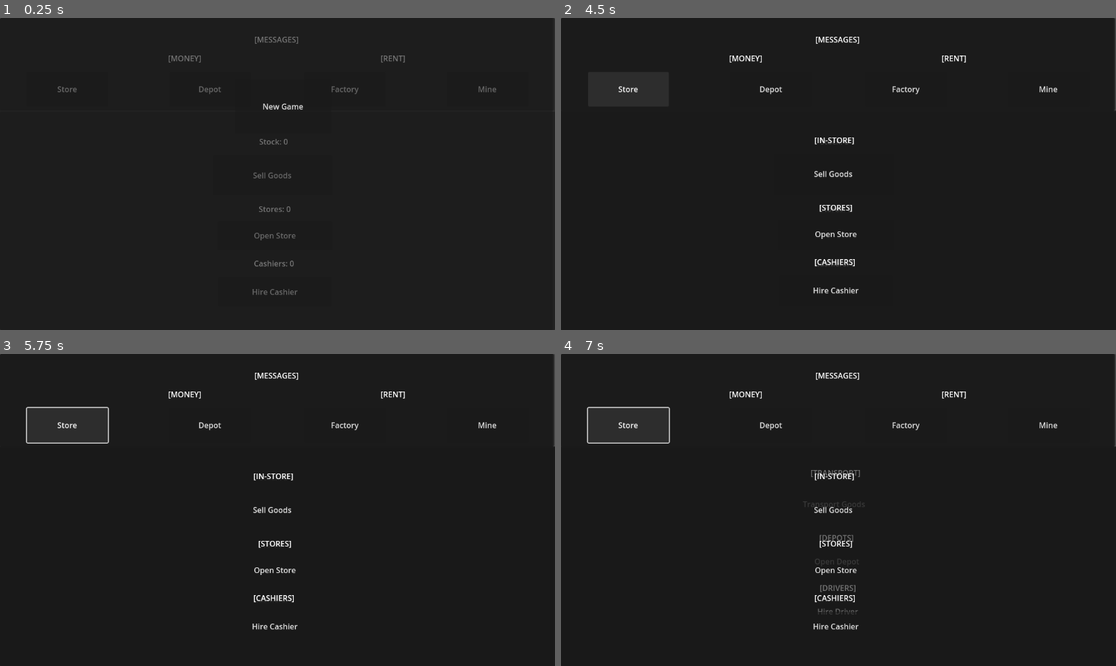
Above: before the commit, frames 1-4 (two rows, left to right).
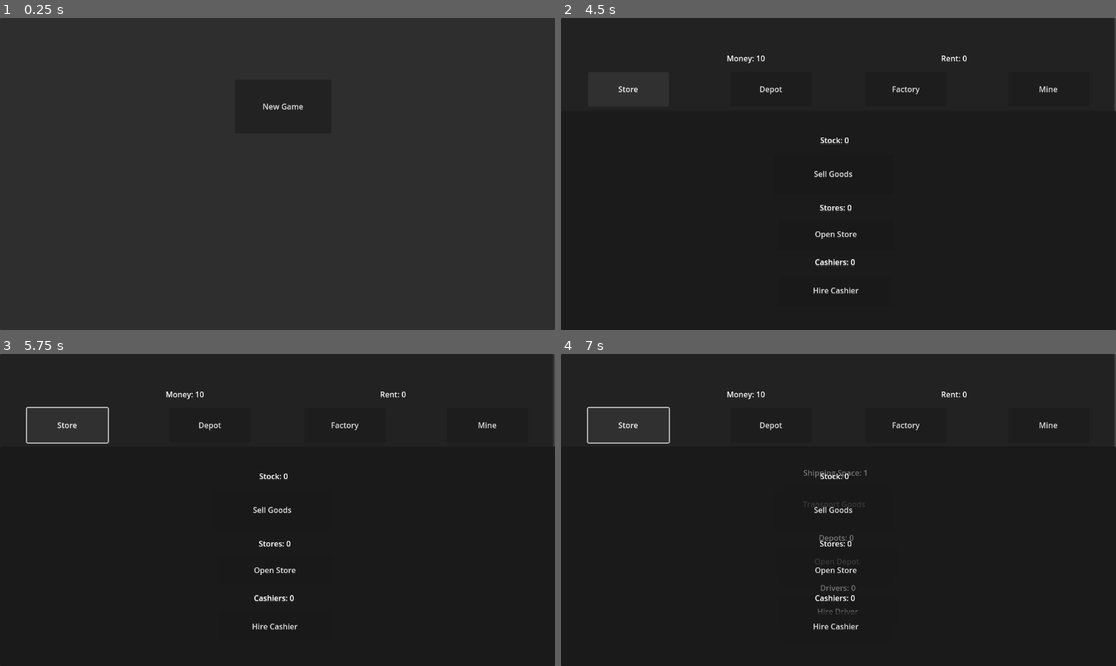
Above: after the commit, the same moments.

Repository: sankeatan/IdleGame
Game: Godot game, scene res://menu.tscn
Same seed, same stepped clock (60 frames per second), same inputs: the game is played once before the commit and once after it.
Inputs (mouse positions are in pixels of both pictures, inside the frame that each line leads up to):
- Up to frame 1 (0.25 s): no input
- Up to frame 2 (4.5 s): click (627, 89) at 0.5 s, where only the run before the commit has a clickable "Store"; click (771, 89) at 1.25 s, where only the run before the commit has a clickable "Depot"; click (905, 89) at 2 s, where only the run before the commit has a clickable "Factory"; click (1049, 89) at 2.75 s, where only the run before the commit has a clickable "Mine"; click "New Game" at 3.5 s; click "Store" at 4.25 s
- Up to frame 3 (5.75 s): click "Store" at 5 s
- Up to frame 4 (7 s): click "Depot" at 5.75 s; click "Store" at 6.5 s

The runs differ from the first frame. In frame 1, 0.5% of the frame differs, in the area x 0-100%, y 6-100%; in frame 2, 0.6%; in frame 3, 0.6%; in frame 4, 0.8%, in the area x 29-74%, y 6-80%.
Error before the commit: Stack overflow. Check for infinite recursion in your script. (res://game.gd:0)

Commit message:
updated the Game.gd to hold globabl variables as well as handle ui updates

Diff:
--- a/depot_panel.gd
+++ b/depot_panel.gd
@@ -1,20 +1,19 @@
 extends Panel
 
-var depots = 0
-var drivers = 0
+
 # Called when the node enters the scene tree for the first time.
 func _ready():
 	update_ui()
 
 
 # Called every frame. 'delta' is the elapsed time since the previous frame.
-func _process(delta):
+func _process(_delta):
 	pass
 
 func update_ui():
 	$TransportLabel.text = "Shipping Space: " + str(Game.transport)
-	$DepotLabel.text = "Depots: " + str(depots)
-	$DriversLabel.text = "Drivers: " + str(drivers)
+	$DepotLabel.text = "Depots: " + str(Game.depots)
+	$DriversLabel.text = "Drivers: " + str(Game.drivers)
 
 func update_message(msg):
 	Game.message = msg
@@ -22,45 +21,53 @@
 func _on_transport_button_pressed():
 	if Game.goods <= 0:
 		update_message("No goods in factory!")
-	elif Game.goods < Game.transport and depots > 0:
-		Game.money = Game.money - drivers
-		Game.in_store = Game.in_store + Game.goods
+	elif Game.goods < Game.transport and Game.depots > 0:
+		Game.money = Game.money - Game.drivers
+		Game.in_stock = Game.in_stock + Game.goods
 		Game.goods = 0
-		update_ui()
-	elif depots > 0:
-		Game.money = Game.money - drivers
-		Game.in_store = Game.in_store + (1+drivers)*depots
-		Game.goods = Game.goods - (1+drivers)*depots
-		update_ui()
+		Game.update_ui('info')
+		Game.update_ui('store')
+		Game.update_ui('manufacturing')
+	elif Game.depots > 0:
+		Game.money = Game.money - Game.drivers
+		Game.in_stock = Game.in_stock + (1+Game.drivers)*Game.depots
+		Game.goods = Game.goods - (1+Game.drivers)*Game.depots
+		Game.update_ui('info')
+		Game.update_ui('store')
+		Game.update_ui('manufacturing')
 	else:
 		Game.money-=1
 		Game.goods-=1
-		Game.in_store+=1
-		update_ui()
+		Game.in_stock+=1
+		Game.update_ui('info')
+		Game.update_ui('store')
+		Game.update_ui('manufacturing')
 
 func _on_depot_button_pressed():
-	if Game.money < 10+(10*depots):
+	if Game.money < 10+(10*Game.depots):
 		update_message("Not enough money!")
 	else:
-		Game.money = Game.money - 10+(10*depots)
-		Game.rent = Game.rent + 2+(2*depots)
-		depots+=1
-		Game.transport = (1+drivers)*depots
+		Game.money = Game.money - 10+(10*Game.depots)
+		Game.rent = Game.rent + 2+(2*Game.depots)
+		Game.depots+=1
+		Game.transport = (1+Game.drivers)*Game.depots
 		update_ui()
+		Game.update_ui('info')
 
 func _on_hire_driver_button_pressed():
-	if Game.money < 2+(2*drivers):
+	if Game.money < 2+(2*Game.drivers):
 		update_message("Not enough money")
-	elif depots == 0:
+	elif Game.depots == 0:
 		update_message("Buy a depot!")
 	else:
-		if drivers == 0:
+		if Game.drivers == 0:
 			$TransportGoodsTimer.start()
-		drivers+=1
-		Game.money = Game.money - (2*drivers)
+		Game.drivers+=1
+		Game.money = Game.money - (2*Game.drivers)
 		Game.rent+=1
-		Game.transport = (1+drivers)*depots
+		Game.transport = (1+Game.drivers)*Game.depots
 		update_ui()
+		Game.update_ui('info')
 
 func _on_transport_goods_timer_timeout():
 	_on_transport_button_pressed()
--- a/depot_panel.tscn
+++ b/depot_panel.tscn
@@ -1,10 +1,13 @@
-[gd_scene format=3 uid="uid://b12tcjj0c7shq"]
+[gd_scene load_steps=2 format=3 uid="uid://b12tcjj0c7shq"]
 
-[node name="TransportPanel" type="Panel"]
+[ext_resource type="Script" path="res://depot_panel.gd" id="1_pc1ab"]
+
+[node name="DepotPanel" type="Panel"]
 offset_left = 2.0
 offset_top = 192.0
 offset_right = 1147.0
 offset_bottom = 648.0
+script = ExtResource("1_pc1ab")
 
 [node name="TransportLabel" type="Label" parent="."]
 layout_mode = 2
--- a/game.gd
+++ b/game.gd
@@ -1,14 +1,40 @@
 extends Panel
+
+#Info Panel Variables
 var money = 10
 var rent = 0
 var message = ''
+
+#Store Variables
+var stores = 0
+var cashiers = 0
 var in_stock = 0
+
+#Transportation Variables
+var depots = 0
+var drivers = 0
+var transport = 1
+
+#Manufacturing Variables
+var factories = 0
+var workers = 0
 var goods = 0
-var transport = 1
 
 func _ready():
 	pass
 
 # Called every frame. 'delta' is the elapsed time since the previous frame.
-func _process(delta):
+func _process(_delta):
 	pass
+
+func update_ui(panel):
+	if panel == 'info':
+		$InfoPanel.update_ui()
+	elif panel == 'store':
+		$StorePanel.update_ui()
+	elif panel == 'transport':
+		$TransportPanel.update_ui()
+	elif panel == 'manufacturing':
+		$ManufacturingPanel.update_ui()
+	else:
+		pass
--- a/game.tscn
+++ b/game.tscn
@@ -1,13 +1,10 @@
-[gd_scene load_steps=9 format=3 uid="uid://cjvkbxoe6bhmn"]
+[gd_scene load_steps=6 format=3 uid="uid://cjvkbxoe6bhmn"]
 
 [ext_resource type="Script" path="res://game.gd" id="1_xoa48"]
 [ext_resource type="PackedScene" uid="uid://cln2vyrxnosui" path="res://info_panel.tscn" id="2_ov0e5"]
 [ext_resource type="PackedScene" uid="uid://b12tcjj0c7shq" path="res://depot_panel.tscn" id="3_h57uo"]
 [ext_resource type="PackedScene" uid="uid://ceit1l10wdsth" path="res://store_panel.tscn" id="3_mu8la"]
-[ext_resource type="Script" path="res://store_panel.gd" id="4_puax7"]
 [ext_resource type="PackedScene" uid="uid://cv1thwa77en5x" path="res://manufacturing.tscn" id="5_6l8ue"]
-[ext_resource type="Script" path="res://depot_panel.gd" id="6_2plat"]
-[ext_resource type="Script" path="res://manufacturing.gd" id="8_gu5hx"]
 
 [node name="GamePanel" type="Panel"]
 offset_right = 1147.0
@@ -21,7 +18,6 @@
 layout_mode = 0
 offset_top = 195.0
 offset_bottom = 651.0
-script = ExtResource("4_puax7")
 
 [node name="TransportPanel" parent="." instance=ExtResource("3_h57uo")]
 visible = false
@@ -30,7 +26,6 @@
 offset_top = 191.0
 offset_right = 1148.0
 offset_bottom = 647.0
-script = ExtResource("6_2plat")
 
 [node name="ManufacturingPanel" parent="." instance=ExtResource("5_6l8ue")]
 visible = false
@@ -39,4 +34,3 @@
 offset_top = 197.0
 offset_right = 1153.0
 offset_bottom = 646.0
-script = ExtResource("8_gu5hx")
--- a/info_panel.gd
+++ b/info_panel.gd
@@ -3,19 +3,19 @@
 var depot = preload("res://depot_panel.tscn").instantiate()
 var factory = preload("res://manufacturing.tscn").instantiate()
 
-var money = 10
-var rent = 0
-var message = ''
-
 # Called when the node enters the scene tree for the first time.
 func _ready():
-	pass
+	update_ui()
 
 
 # Called every frame. 'delta' is the elapsed time since the previous frame.
-func _process(delta):
+func _process(_delta):
 	pass
 
+func update_ui():
+	$MoneyLabel.text = "Money: " + str(Game.money)
+	$RentLabel.text = "Rent: " + str(Game.rent)
+	$MessageLabel.text = ""
 
 func _on_store_button_pressed():
 	get_tree().get_root().add_child(store)
@@ -38,17 +38,14 @@
 
 
 func _on_rent_timer_timeout():
-	money = money - rent
+	Game.money = Game.money - Game.rent
 	update_ui()
 
 func update_message(msg):
-	message = msg
+	Game.message = msg
 	$MessageTimer.start()
 	update_ui()
 
 func _on_message_timer_timeout():
-	message = ''
+	Game.message = ''
 	update_ui()
-
-func update_ui():
-	pass
--- a/info_panel.tscn
+++ b/info_panel.tscn
@@ -16,7 +16,7 @@
 text = "[MONEY]"
 horizontal_alignment = 1
 
-[node name="Rentlabel" type="Label" parent="."]
+[node name="RentLabel" type="Label" parent="."]
 layout_mode = 2
 offset_left = 656.0
 offset_top = 72.0
--- a/manufacturing.gd
+++ b/manufacturing.gd
@@ -1,20 +1,19 @@
 extends Panel
 
-var factories = 0
-var workers = 0
+
 # Called when the node enters the scene tree for the first time.
 func _ready():
-	pass # Replace with function body.
+	update_ui() # Replace with function body.
 
 
 # Called every frame. 'delta' is the elapsed time since the previous frame.
-func _process(delta):
+func _process(_delta):
 	pass
 
 func update_ui():
 	$GoodsLabel.text = "Goods: " + str(Game.goods)
-	$WorkersLabel.text = "Workers: " + str(workers)
-	$FactoryLabel.text = "Factories: " + str(factories)
+	$WorkersLabel.text = "Workers: " + str(Game.workers)
+	$FactoryLabel.text = "Factories: " + str(Game.factories)
 
 
 func update_message(msg):
@@ -23,38 +22,42 @@
 func _on_create_goods_button_pressed():
 	if Game.money <= 0:
 		update_message("Not enough money!")
-	elif factories > 0:
-		Game.money = Game.money - (1 + workers)
-		Game.goods = Game.goods + (1+(factories*workers))
+	elif Game.factories > 0:
+		Game.money = Game.money - (1 + Game.workers)
+		Game.goods = Game.goods + (1+(Game.factories*Game.workers))
 		update_ui()
+		Game.update_ui('info')
+
 	else:
 		Game.money-=1
 		Game.goods+=1
 		update_ui()
+		Game.update_ui('info')
 
 
 func _on_open_factory_button_pressed():
-	if Game.money < 10+(10*factories):
+	if Game.money < 10+(10*Game.factories):
 		update_message("Not enough money!")
 	else:
-		Game.money = Game.money - 10+(10*factories)
-		Game.rent = Game.rent + 2+(2*factories)
-		factories+=1
+		Game.money = Game.money - 10+(10*Game.factories)
+		Game.rent = Game.rent + 2+(2*Game.factories)
+		Game.factories+=1
 		update_ui()
+		Game.update_ui('info')
 
 func _on_hire_worker_button_pressed():
-	if Game.money < 2+(2*workers):
+	if Game.money < 2+(2*Game.workers):
 		update_message("Not enough money!")
-	elif factories == 0:
+	elif Game.factories == 0:
 		update_message("Buy a factory!")
 	else:
-		if workers == 0:
+		if Game.workers == 0:
 			$CreateGoodsTimer.start()
-		workers+=1
-		Game.money = Game.money - (2*workers)
+		Game.workers+=1
+		Game.money = Game.money - (2*Game.workers)
 		Game.rent+=1
 		update_ui()
+		Game.update_ui('info')
 
 func _on_create_goods_timer_timeout():
 	_on_create_goods_button_pressed()
-	update_ui()
--- a/manufacturing.tscn
+++ b/manufacturing.tscn
@@ -1,9 +1,12 @@
-[gd_scene format=3 uid="uid://cv1thwa77en5x"]
+[gd_scene load_steps=2 format=3 uid="uid://cv1thwa77en5x"]
+
+[ext_resource type="Script" path="res://manufacturing.gd" id="1_rug1t"]
 
 [node name="ManufacturingPanel" type="Panel"]
 offset_top = 240.0
 offset_right = 1152.0
 offset_bottom = 640.0
+script = ExtResource("1_rug1t")
 metadata/_edit_horizontal_guides_ = [424.0]
 
 [node name="GoodsLabel" type="Label" parent="."]
--- a/menu.gd
+++ b/menu.gd
@@ -1,6 +1,5 @@
 extends Panel
 var new_game = preload("res://game.tscn").instantiate()
-var menu_scene = preload("res://menu.tscn").instantiate()
 
 # Called when the node enters the scene tree for the first time.
 func _ready():
@@ -8,7 +7,7 @@
 
 
 # Called every frame. 'delta' is the elapsed time since the previous frame.
-func _process(delta):
+func _process(_delta):
 	pass
 
 
--- a/project.godot
+++ b/project.godot
@@ -17,7 +17,7 @@
 
 [autoload]
 
-Game="*res://game.tscn"
+Game="*res://game.gd"
 
 [rendering]
 
--- a/store_panel.gd
+++ b/store_panel.gd
@@ -1,55 +1,57 @@
 extends Panel
-
-var stores = 0
-var cashiers = 0
 
 func _ready():
 	update_ui()
 
+func _process(_delta):
+	pass
+
 func update_ui():
 	$InStoreLabel.text = "Stock: " + str(Game.in_stock)
-	$CashierLabel.text = "Cashiers: " + str(cashiers)
-	$StoresLabel.text = "Stores: " + str(stores)
+	$CashierLabel.text = "Cashiers: " + str(Game.cashiers)
+	$StoresLabel.text = "Stores: " + str(Game.stores)
 
 func update_message(msg):
 	Game.message = msg
 
-func _process(delta):
-	pass
 
 func _on_sell_goods_button_pressed():
 	if Game.in_stock <= 0:
 		update_message("No goods in store!")
-	elif stores > 0:
-		Game.money = Game.money + (3+(cashiers*stores))
-		Game.in_stock-=1
+	elif Game.stores > 0:
+		Game.money = Game.money + (3+(Game.cashiers*Game.stores))
+		Game.in_stock = Game.in_stock - 1
 		update_ui()
+		Game.update_ui('info')
 	else:
 		Game.money = Game.money + 3
-		Game.in_stock-=1
+		Game.in_stock = Game.in_stock - 1
 		update_ui()
+		Game.update_ui('info')
 
 func _on_open_store_button_pressed():
-	if Game.money < 10+(10*stores):
+	if Game.money < 10+(10*Game.stores):
 		update_message("Not enough money!")
 	else:
-		Game.money = Game.money - 10+(10*stores)
-		Game.rent = Game.rent+2+(2*stores)
-		stores+=1
+		Game.money = Game.money - 10+(10*Game.stores)
+		Game.rent = Game.rent+2+(2*Game.stores)
+		Game.stores+=1
 		update_ui()
+		Game.update_ui('info')
 
 func _on_hire_cashier_button_pressed():
-	if Game.money < 2+(2*cashiers):
+	if Game.money < 2+(2*Game.cashiers):
 		update_message("Not enough money!")
-	elif stores == 0:
+	elif Game.stores == 0:
 		update_message("Buy a store!")
 	else:
-		if cashiers == 0:
+		if Game.cashiers == 0:
 			$SellGoodsTimer.start()
-		cashiers+=1
-		Game.money = Game.money - (2*cashiers)
+		Game.cashiers+=1
+		Game.money = Game.money - (2*Game.cashiers)
 		Game.rent+=1
 		update_ui()
+		Game.update_ui('info')
 
 func _on_sell_goods_timer_timeout():
 	_on_sell_goods_button_pressed()
--- a/store_panel.tscn
+++ b/store_panel.tscn
@@ -1,9 +1,12 @@
-[gd_scene format=3 uid="uid://ceit1l10wdsth"]
+[gd_scene load_steps=2 format=3 uid="uid://ceit1l10wdsth"]
+
+[ext_resource type="Script" path="res://store_panel.gd" id="1_dhbow"]
 
 [node name="StorePanel" type="Panel"]
 offset_top = 192.0
 offset_right = 1153.0
 offset_bottom = 648.0
+script = ExtResource("1_dhbow")
 
 [node name="InStoreLabel" type="Label" parent="."]
 layout_mode = 2
